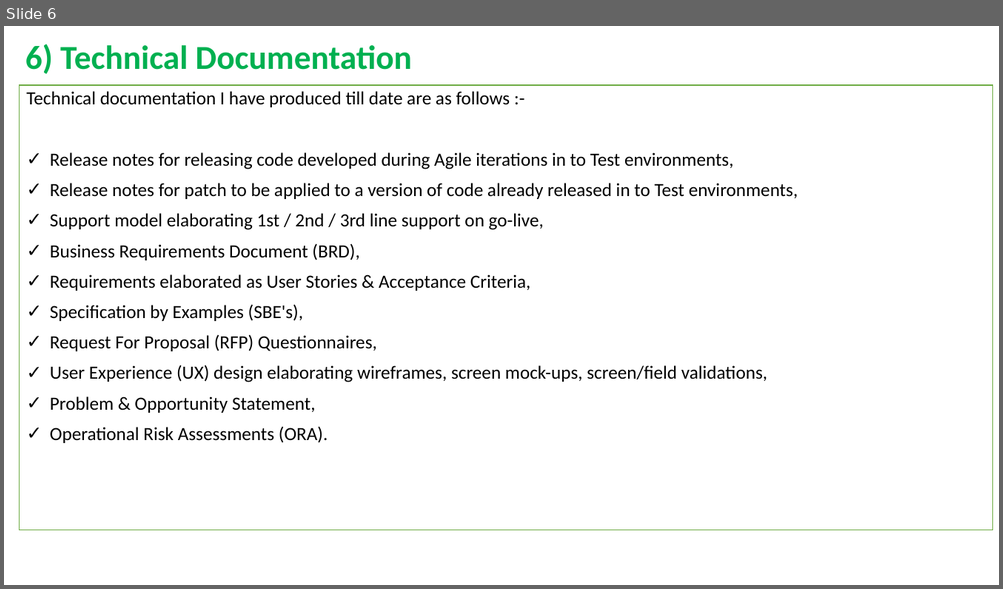
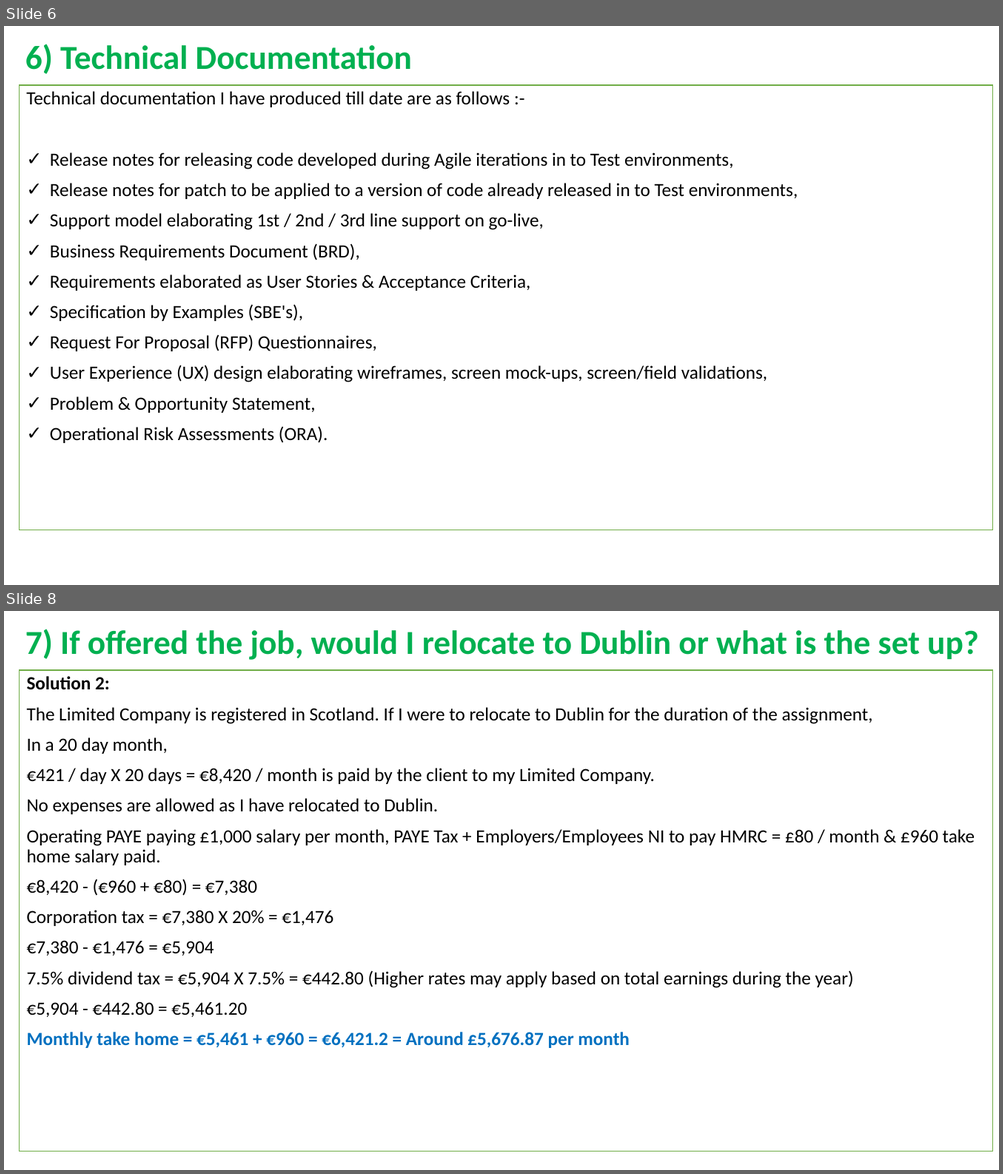
Before and after one commit to RaghavanKasthuri/Business-Analysis, a slide deck: Interview Prep-Work/17.07.2018 Mastercard 1st Telephonic Interview.pptx. Shown one above the other, each under a label of ours: slide 6 before the commit, slides 6 and 8 after it; the slides between them are not shown. The pictures are 1003x589 and 1003x1174 pixels, drawn with LibreOffice and Linux fonts; fonts in the diff are those of the drawing. Boxes give left, top, right and bottom in pixels: in the first picture for what was removed or moved away, otherwise in the second. Text is boxed around its words. In the diff, an @@ line names an element or a change of style, - is before the commit and + after.

```diff
--- a/Interview Prep-Work/17.07.2018 Mastercard 1st Telephonic Interview.pptx
+++ b/Interview Prep-Work/17.07.2018 Mastercard 1st Telephonic Interview.pptx
@@ slide 8 added at (4, 611, 999, 1170), background #FFFFFF @@
@@ title added at (25, 629, 979, 660), 32.4 pt, text #00B050, bold @@
+7) If offered the job, would I relocate to Dublin or what is the set up?
@@ text added at (19, 670, 993, 1151), fill #FFFFFF, outline #70AD47 1 pt, 18 pt, text #000000 @@
+Solution 2:
+The Limited Company is registered in Scotland. If I were to relocate to Dublin for the duration of the assignment,
+In a 20 day month,
+€421 / day X 20 days = €8,420 / month is paid by the client to my Limited Company.
+No expenses are allowed as I have relocated to Dublin.
+Operating PAYE paying £1,000 salary per month, PAYE Tax + Employers/Employees NI to pay HMRC = £80 / month & £960 take home salary paid.
+€8,420 - (€960 + €80) = €7,380
+Corporation tax = €7,380 X 20% = €1,476
+€7,380 - €1,476 = €5,904
+7.5% dividend tax = €5,904 X 7.5% = €442.80 (Higher rates may apply based on total earnings during the year)
+€5,904 - €442.80 = €5,461.20
+Monthly take home = €5,461 + €960 = €6,421.2 = Around £5,676.87 per month
```
Also in this commit, not shown: 1 other slide added, 6 other files.
